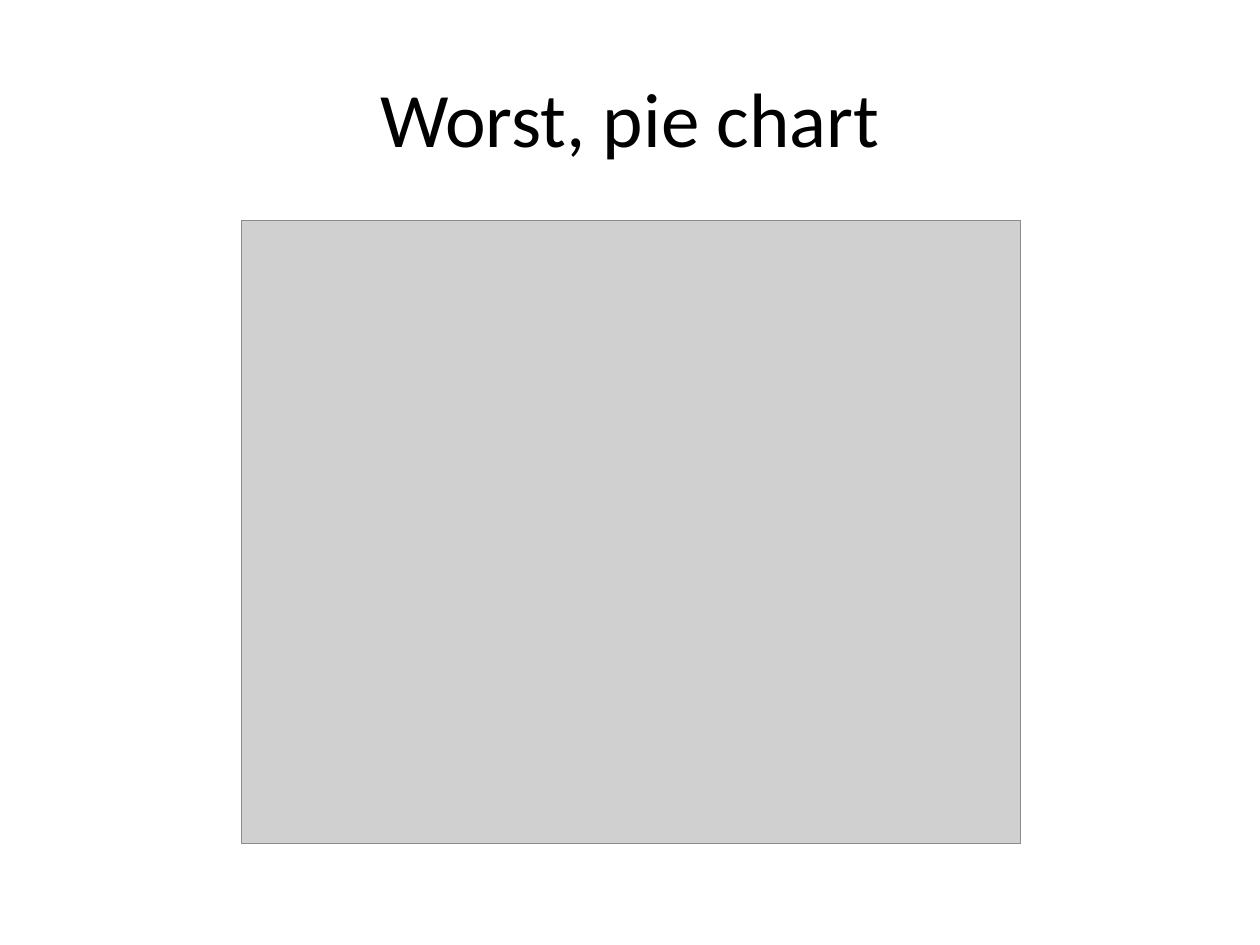
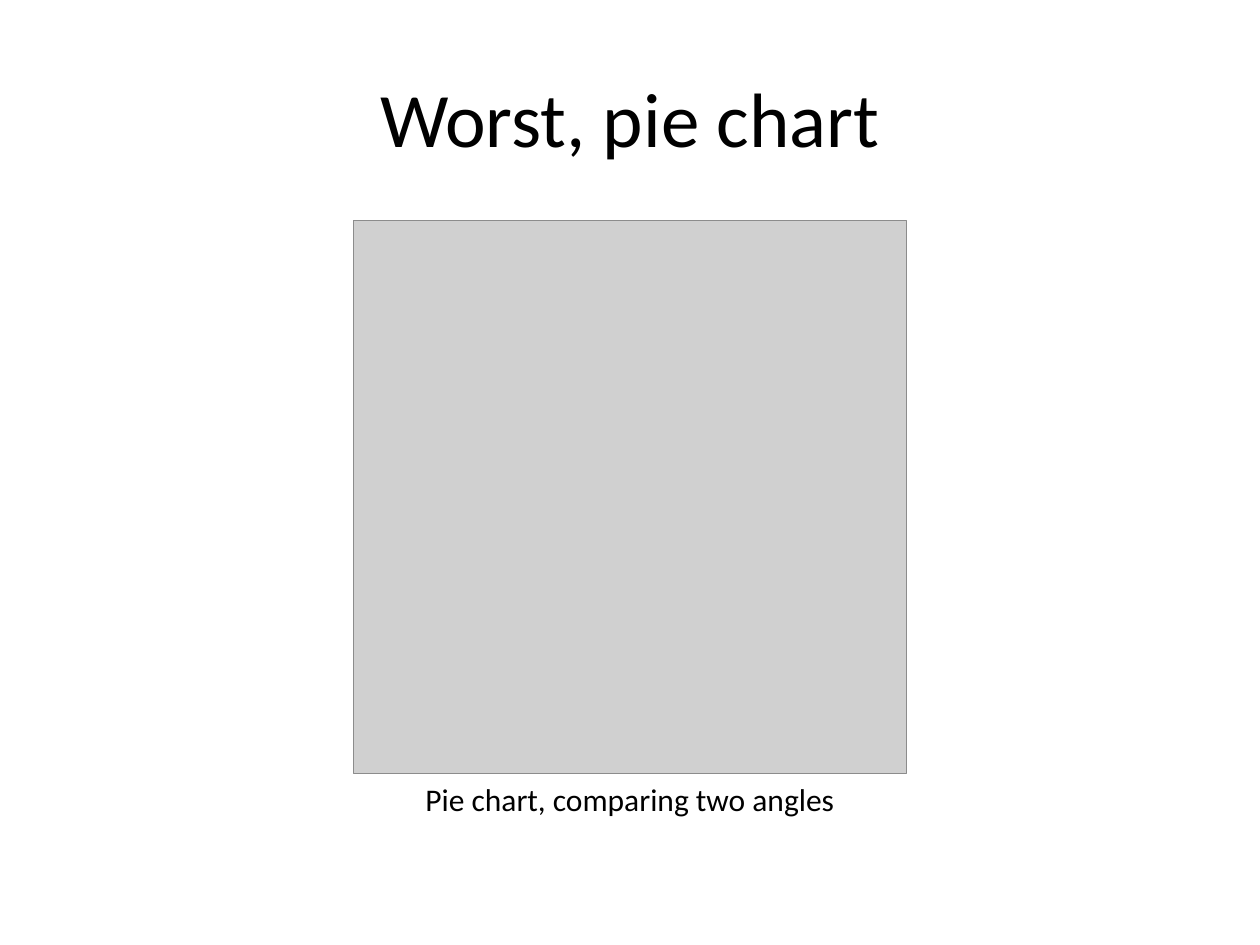
Before and after one commit to pmean/data-visualization, a slide deck: slide 11 of data-viz-01/src/v01-main-scatterplots.pptx. Drawn at 1260x945 pixels with LibreOffice and Linux fonts; fonts in the diff are those of the drawing; grey boxes stand for pictures. Boxes give left, top, right and bottom in pixels: in the first picture for what was removed or moved away, otherwise in the second. Text is boxed around its words. In the diff, an @@ line names an element or a change of style, - is before the commit and + after.

```diff
--- a/data-viz-01/src/v01-main-scatterplots.pptx
+++ b/data-viz-01/src/v01-main-scatterplots.pptx
@@ picture: place and size @@
-picture at [242,220,1021,843]
+picture at [354,220,907,774]
@@ text added at [425,789,834,817], 18 pt, text #000000 @@
+Pie chart, comparing two angles
```
Also in this commit, not shown: 5 other slides changed, 4 slides added, 25 other files.
